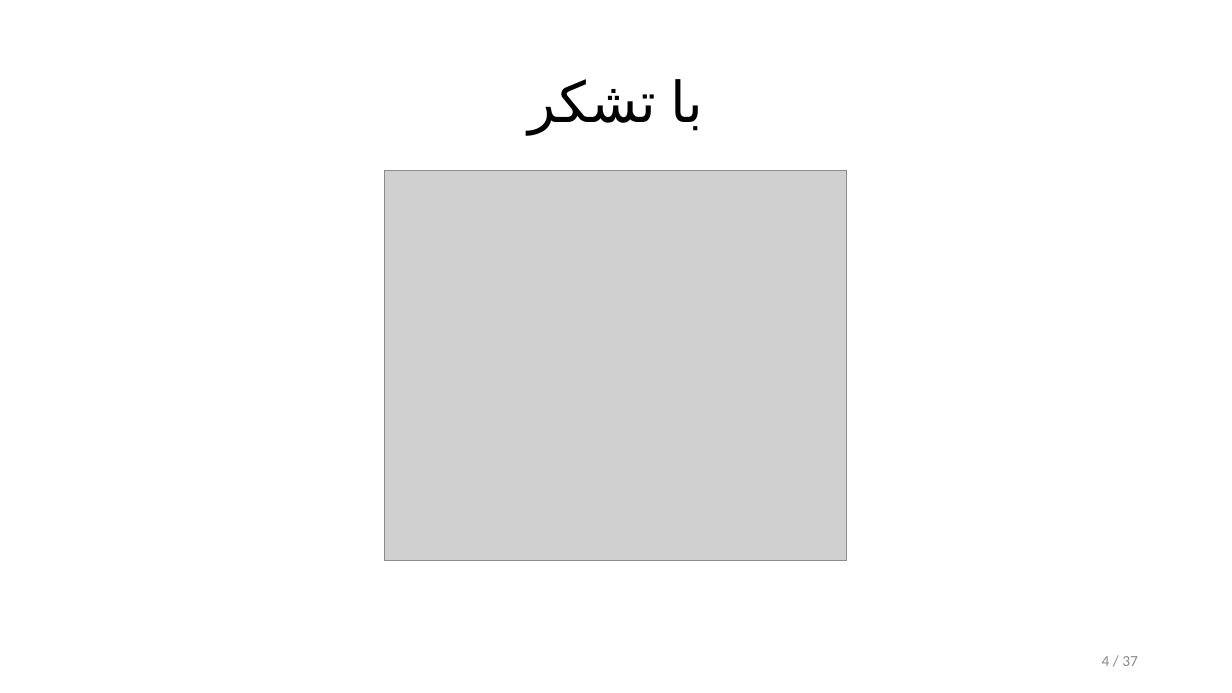
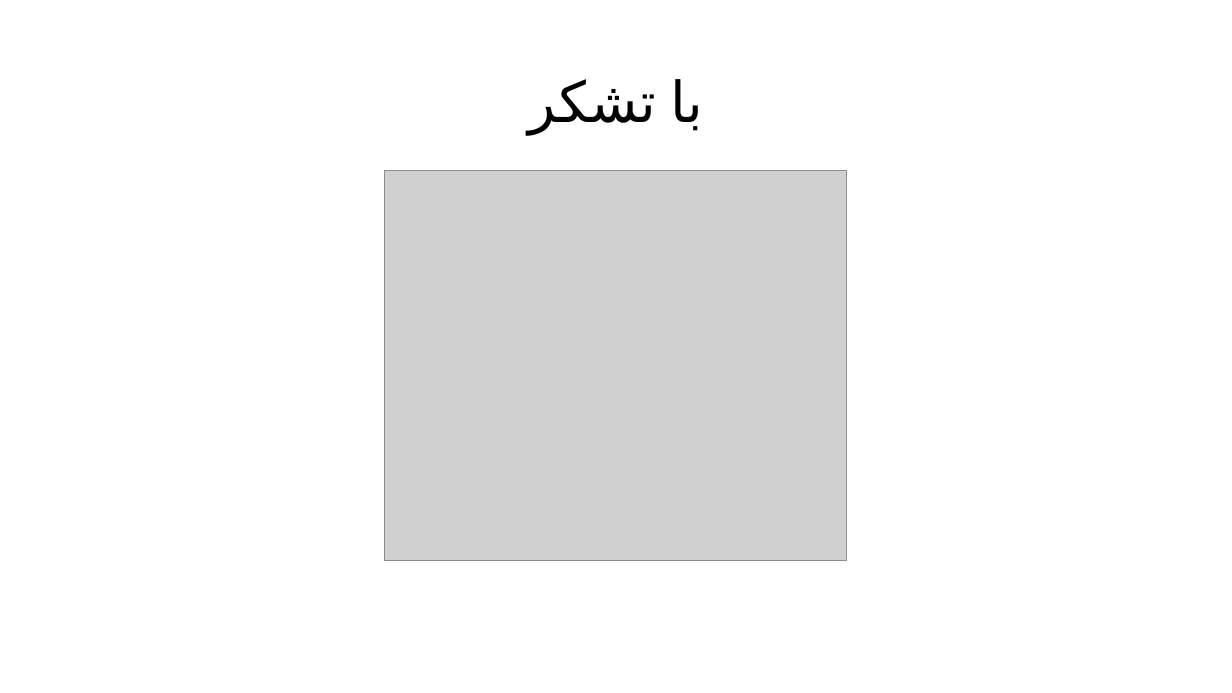
Before and after one commit to alphamarket/defence.pres, a slide deck: slide 52 of defence.pptx (slide 4 before the commit). Drawn at 1232x693 pixels with LibreOffice and Linux fonts; fonts in the diff are those of the drawing; grey boxes stand for pictures. Boxes give left, top, right and bottom in pixels: in the first picture for what was removed or moved away, otherwise in the second. Text is boxed around its words. In the diff, an @@ line names an element or a change of style, - is before the commit and + after.

```diff
--- a/defence.pptx
+++ b/defence.pptx
@@ page number removed at <box>1102,656,1138,666</box> @@
-4 / 37
```
Also in this commit, not shown: 2 other slides changed, 48 slides added.
